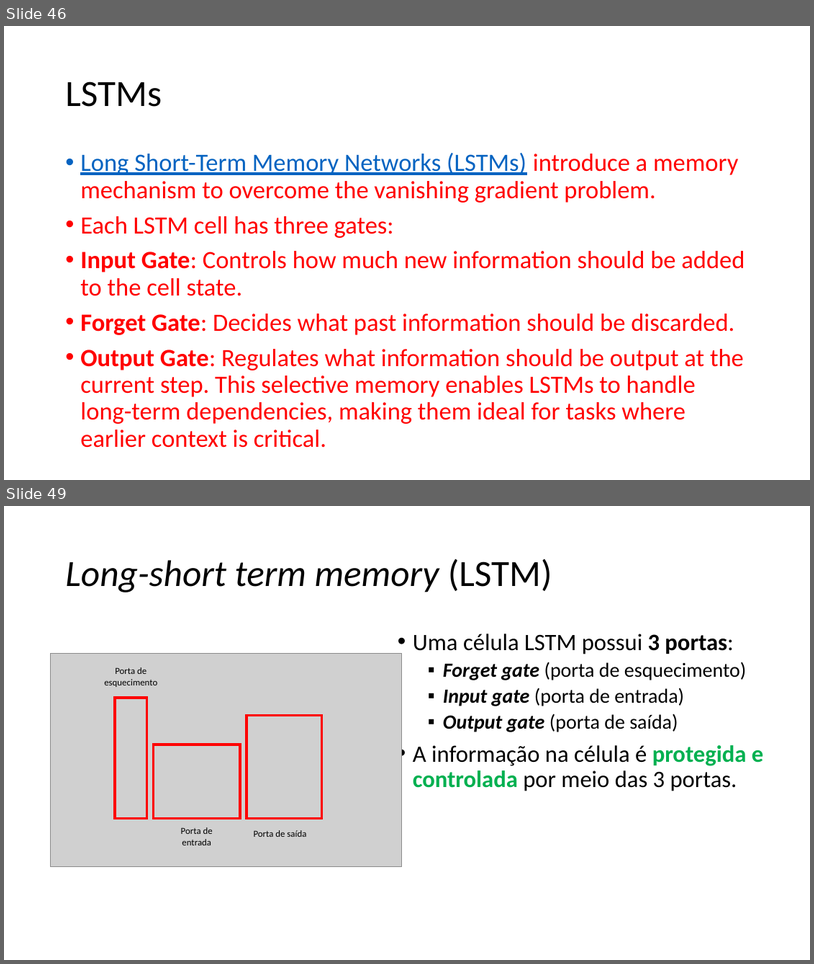
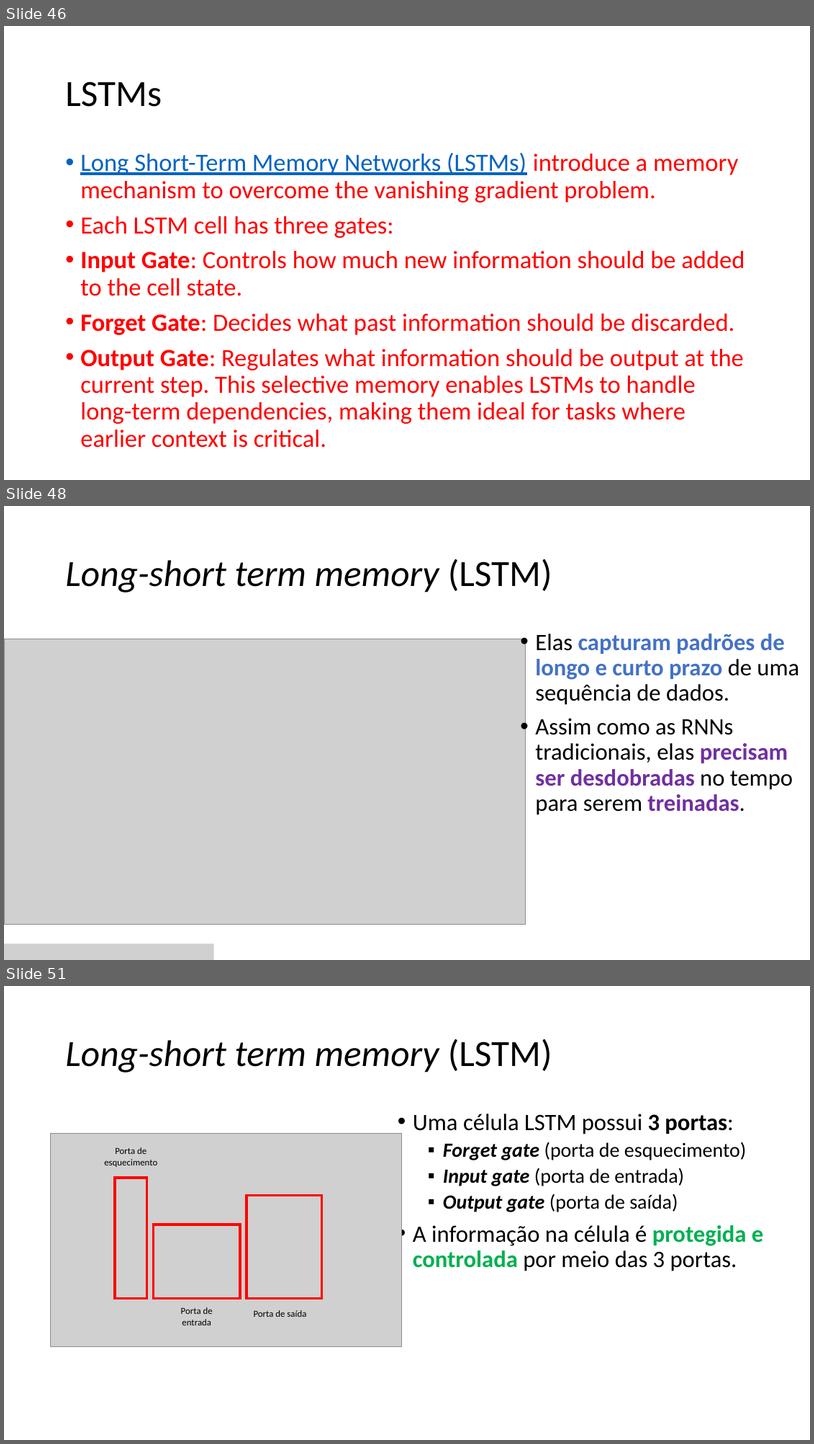
Before and after one commit to zz4fap/c24_inteligencia_artificial, a slide deck: slides/C24_RNN.pptx. Shown one above the other, each under a label of ours: slides 46 and 49 before the commit, slides 46, 48 and 51 after it; the slides between them are not shown. The pictures are 814x964 and 814x1444 pixels, drawn with LibreOffice and Linux fonts; fonts in the diff are those of the drawing; grey boxes stand for pictures. Boxes give left, top, right and bottom in pixels: in the first picture for what was removed or moved away, otherwise in the second. Text is boxed around its words. In the diff, an @@ line names an element or a change of style, - is before the commit and + after.

```diff
--- a/slides/C24_RNN.pptx
+++ b/slides/C24_RNN.pptx
@@ slide 48 added at bbox=[4, 506, 810, 960], background #FFFFFF @@
@@ title added at bbox=[65, 559, 553, 592], 44 pt, text #000000, italic @@
+Long-short term memory (LSTM)
@@ text added at bbox=[535, 633, 800, 815], 28 pt, text #000000 @@
+• Elas capturam padrões de longo e curto prazo de uma sequência de dados.
+• Assim como as RNNs tradicionais, elas precisam ser desdobradas no tempo para serem treinadas.
@@ picture added at bbox=[4, 639, 525, 924] @@
@@ picture added at bbox=[4, 943, 214, 960] @@
@@ what was slide 49 is now slide 51 @@
```
Also in this commit, not shown: 5 slides changed.
